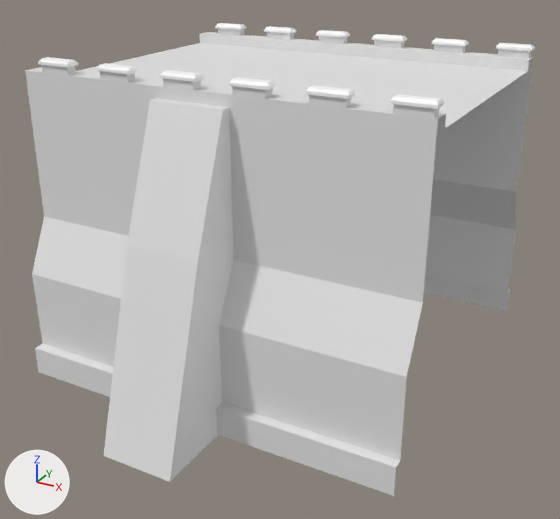
An edit to the FBX model Programacion/Assets/Models/Castle Walls 8.fbx, drawn before and after from the same camera.
Camera for both pictures: a 50 mm lens placed at (127.61, -25.67, 15.78), pointed at (114.01, -0.93, 3.41). The lights are fixed; the arrows at lower left show +X, +Y and +Z. The picture after the commit comes second.

The first picture shows 'prim65.013'.
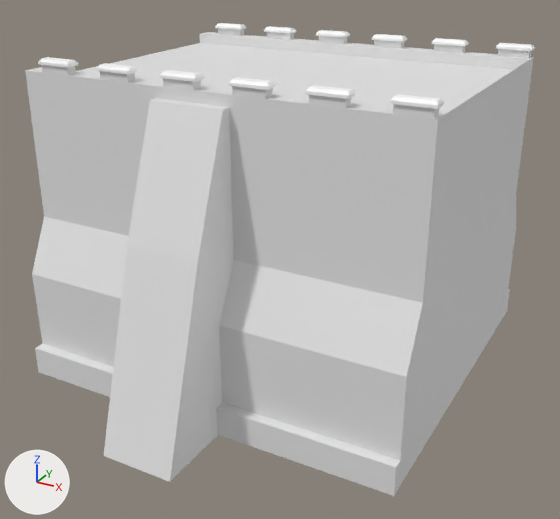
Boxes (x1, y1, x2, y2) around the edits, measured in the pictures (560 x 519 px):
part 1 of me_prim65_mesh_019, added
    after: (394, 57, 534, 495)

The edits, one by one:
me_prim65_mesh_019 is used by ob_prim65_013; location (0.0, 0.0, 0.0).
Verts and faces of me_prim65_mesh_019; kept vertices keep their numbers, new ones are numbered from 342.
Before the commit, vertices of me_prim65_mesh_019: 307 (121.5, -7.1, 0.4) at pixel (395, 467), 308 (121.5, -5.8, 5.4) at pixel (422, 302), 309 (121.5, -6.7, 3.4) at pixel (406, 376), 310 (121.5, -7.1, -0.7) at pixel (393, 495), 312 (121.5, -5.8, 10.9) at pixel (437, 119).
Before the commit, vertices of me_prim65_mesh_019: 313 (121.5, -6.7, 0.4) at pixel (400, 460), 334 (121.5, 7.1, 0.4) at pixel (509, 289), 335 (121.5, 5.8, 5.4) at pixel (516, 192), 336 (121.5, 6.7, 3.4) at pixel (516, 229), 337 (121.5, 7.1, -0.7) at pixel (506, 311).
Before the commit, vertices of me_prim65_mesh_019: 339 (121.5, 5.8, 10.9) at pixel (533, 57), 340 (121.5, 6.7, 0.4) at pixel (507, 292).
me_prim65_mesh_019 had 342 vertices, 278 faces and spanned x 106.5..121.5, y -9.9..9.9, z -0.7..11.4.
me_prim65_mesh_019 now has 344 vertices, 286 faces and spans x 106.5..121.5, y -9.9..9.9, z -0.7..11.4.
Part 1, on me_prim65_mesh_019:
New faces: (308, 335, 339, 312), (308, 309, 336, 335), (309, 313, 340, 336), (307, 310, 337, 334) (mat_wall (white #e7e7e7)).
Other edits to the shape of me_prim65_mesh_019 do not show in these pictures.
